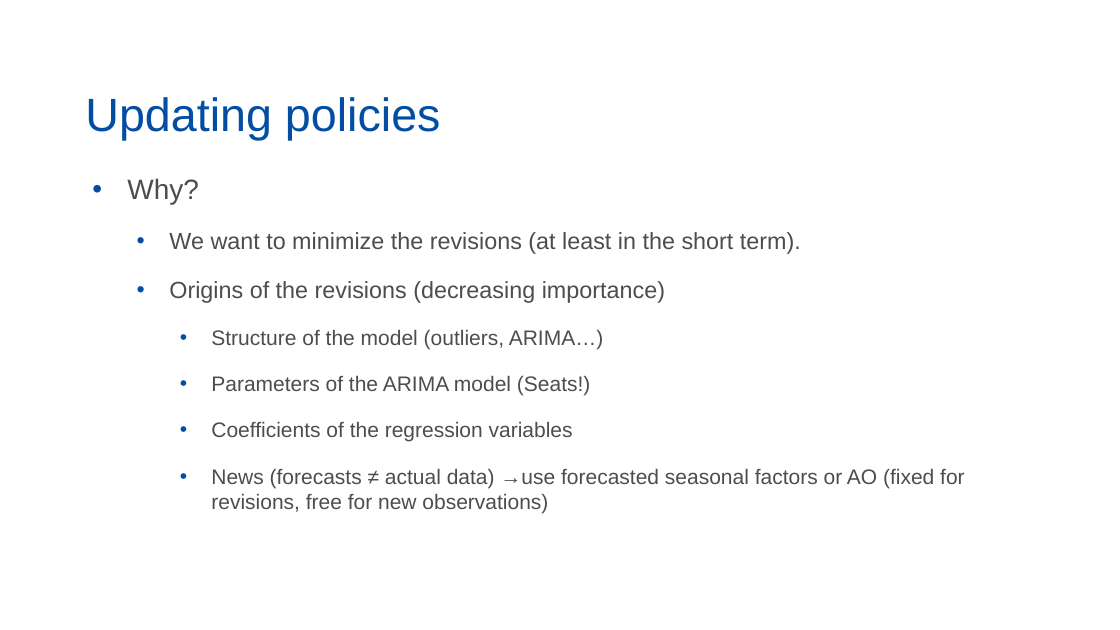
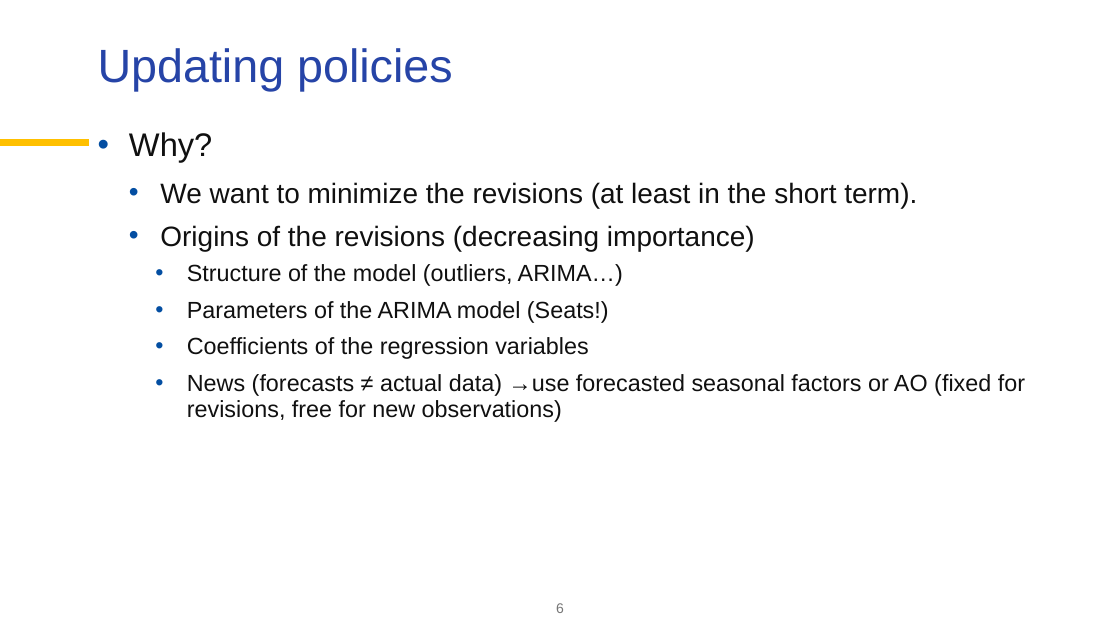
Before and after one commit to palatej/ESTP2026, a slide deck: slide 6 of 4 Routine SA processing.pptx. Drawn at 1120x630 pixels with LibreOffice and Linux fonts; fonts in the diff are those of the drawing; background and template pictures are left out. Boxes give left, top, right and bottom in pixels: in the first picture for what was removed or moved away, otherwise in the second. Text is boxed around its words. In the diff, an @@ line names an element or a change of style, - is before the commit and + after.

```diff
--- a/4 Routine SA processing.pptx
+++ b/4 Routine SA processing.pptx
@@ title "Updating policies": place and size @@
-title "Updating policies" at bbox=[85, 97, 441, 141]
+title "Updating policies" at bbox=[98, 48, 453, 91]
@@ title "Updating policies" at bbox=[98, 48, 453, 91]: text colour #034EA2 to #2644A7; vertical alignment bottom to top @@
@@ line added from (0, 143) to (89, 143), #FFC000 6 pt @@
@@ text "Why?": place and size @@
-text "Why?" at bbox=[127, 178, 964, 513]
+text "Why?" at bbox=[129, 132, 1025, 422]
@@ text "Why?" at bbox=[129, 132, 1025, 422]: size 24 to 28 pt in "Why?"; text colour #4D4D4D to #101010; size 20 to 24 pt in "We want to minimize the revisions (at ...", "Origins of the revisions (decreasing importance)"; size 18 to 20 pt in "Structure of the model (outliers, ARIMA…)", "Parameters of the ARIMA model (Seats!)", "Coefficients of the regression variables", "News (forecasts ≠ actual data) →use forecasted ..."; indent changed; line spacing 1 to 0.9; more space between paragraphs; less space between paragraphs @@
@@ page number added at bbox=[556, 603, 564, 613], 12 pt, text #767676 @@
+6
```
Also in this commit, not shown: 8 other slides changed, 3 slides added, 2 slides removed, 2 other files.
